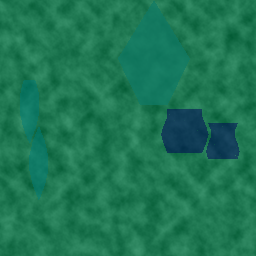
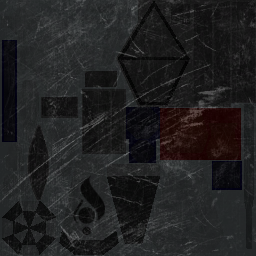
Before/after of a 256×256 layered artwork. What changed in the layer stack:
hid "Tex2 Layer" over [0, 0, 256, 256]
hid "Teamcolor Layer" over [0, 0, 256, 256]
added layer "Tex1 Corpse Overlay" above "Tex1 Corpse" over [0, 0, 256, 256]
added layer "Tex1 Corpse" above "Teamcolor Foundation" over [0, 0, 256, 256]
